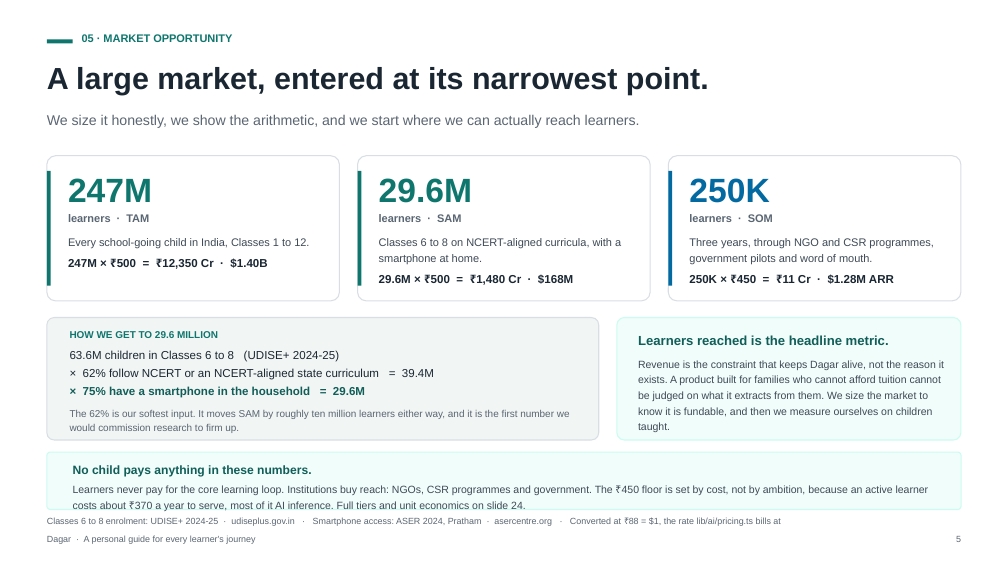
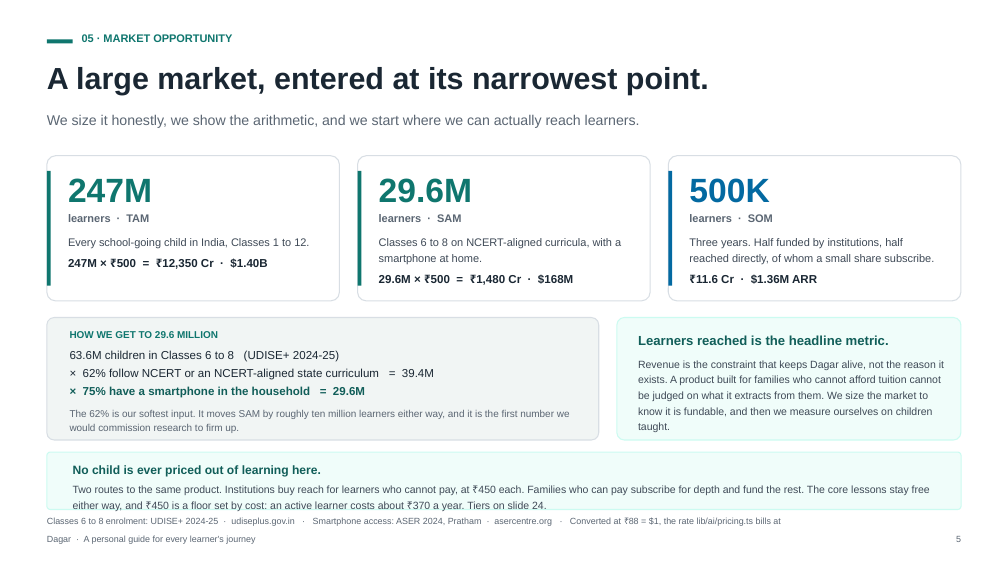
Before and after one commit to ap9650/dagar, a slide deck: slide 5 of docs/deck/Dagar-Pitch-Deck.pptx. Drawn at 1008x567 pixels with LibreOffice and Linux fonts; fonts in the diff are those of the drawing. Boxes give left, top, right and bottom in pixels: in the first picture for what was removed or moved away, otherwise in the second. Text is boxed around its words. In the diff, an @@ line names an element or a change of style, - is before the commit and + after.

```diff
--- a/docs/deck/Dagar-Pitch-Deck.pptx
+++ b/docs/deck/Dagar-Pitch-Deck.pptx
@@ text at bbox=[689, 178, 769, 203]: text changed @@
-250K
+500K
@@ text at bbox=[689, 238, 934, 284]: text changed @@
-Three years, through NGO and CSR programmes, government pilots and word of mouth.
-250K × ₹450 = ₹11 Cr · $1.28M ARR
+Three years. Half funded by institutions, half reached directly, of whom a small share subscribe.
+₹11.6 Cr · $1.36M ARR
@@ text at bbox=[73, 465, 930, 512]: text changed @@
-No child pays anything in these numbers.
-Learners never pay for the core learning loop. Institutions buy reach: NGOs, CSR programmes and government. The ₹450 floor is set by cost, not by ambition, because an active learner costs about ₹370 a year to serve, most of it AI inference. Full tiers and unit economics on slide 24.
+No child is ever priced out of learning here.
+Two routes to the same product. Institutions buy reach for learners who cannot pay, at ₹450 each. Families who can pay subscribe for depth and fund the rest. The core lessons stay free either way, and ₹450 is a floor set by cost: an active learner costs about ₹370 a year. Tiers on slide 24.
```
Also in this commit, not shown: 6 other slides changed, 6 other files.
